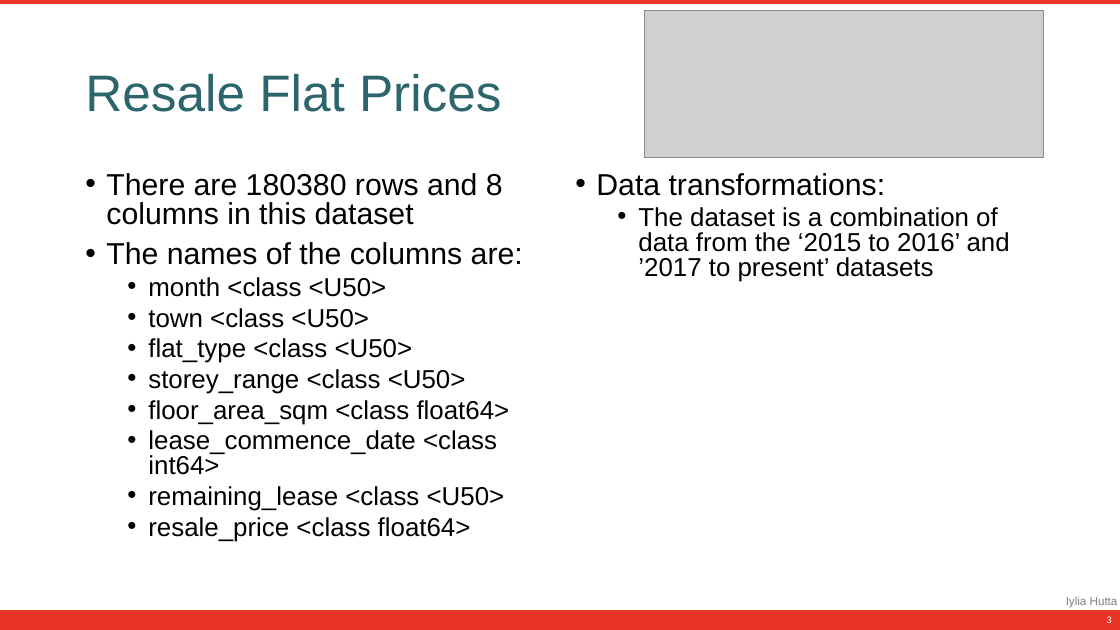
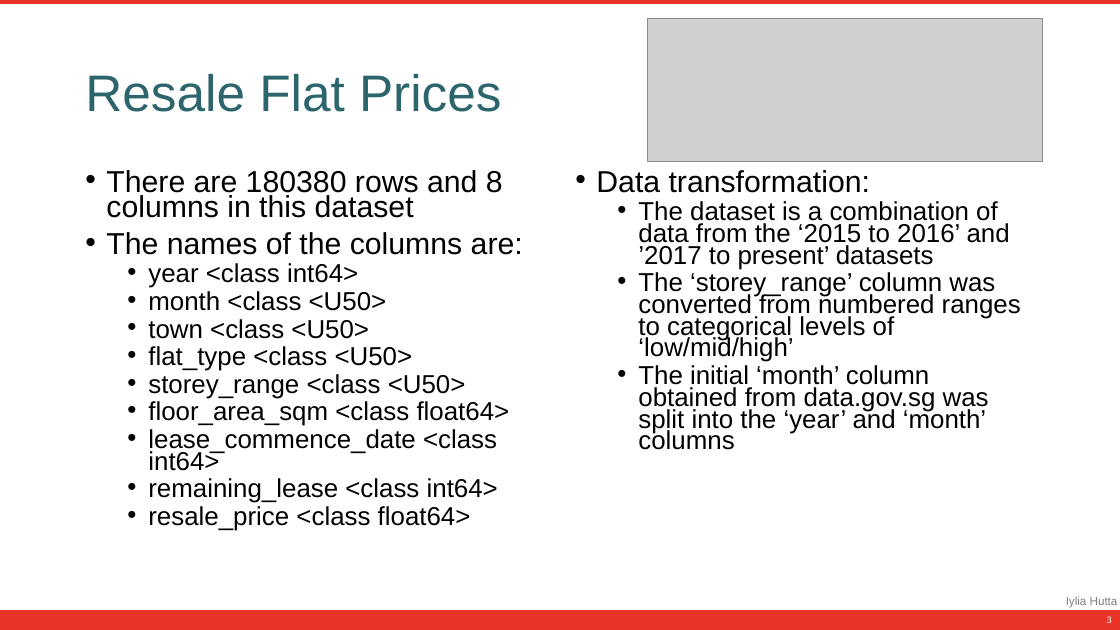
Before and after one commit to iyliahutta/Intro-to-Programming-for-DS, a slide deck: slide 3 of CA1/CA1 Slides.pptx. Drawn at 1120x630 pixels with LibreOffice and Linux fonts; fonts in the diff are those of the drawing; grey boxes stand for pictures. Boxes give left, top, right and bottom in pixels: in the first picture for what was removed or moved away, otherwise in the second. Text is boxed around its words. In the diff, an @@ line names an element or a change of style, - is before the commit and + after.

```diff
--- a/CA1/CA1 Slides.pptx
+++ b/CA1/CA1 Slides.pptx
@@ picture: place and size @@
-picture at [644,10,1044,158]
+picture at [648,18,1044,162]
@@ text at [106,170,523,531]: line spacing 0.8 to 0.7 @@
@@ text at [596,170,870,193]: text changed @@
-• Data transformations:
+• Data transformation:
@@ text at [638,201,1010,270]: line spacing 0.8 to 0.7 @@
@@ text at [148,263,358,288]: paragraph added @@
+  • year <class int64>
@@ text at [638,272,1021,450]: paragraphs added @@
+  • The ‘storey_range’ column was converted from numbered ranges to categorical levels of ‘low/mid/high’
+  • The initial ‘month’ column obtained from data.gov.sg was split into the ‘year’ and ‘month’ columns
@@ text at [148,478,498,503]: text changed @@
-  • remaining_lease <class <U50>
+  • remaining_lease <class int64>
```
Also in this commit, not shown: 1 other slide changed, 10 slides added, 1 other file.
